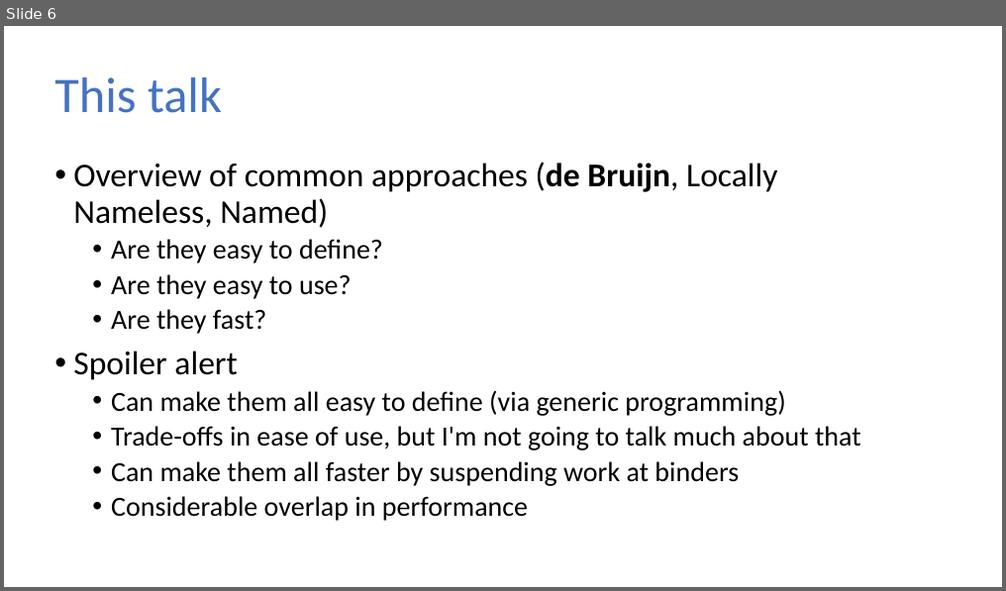
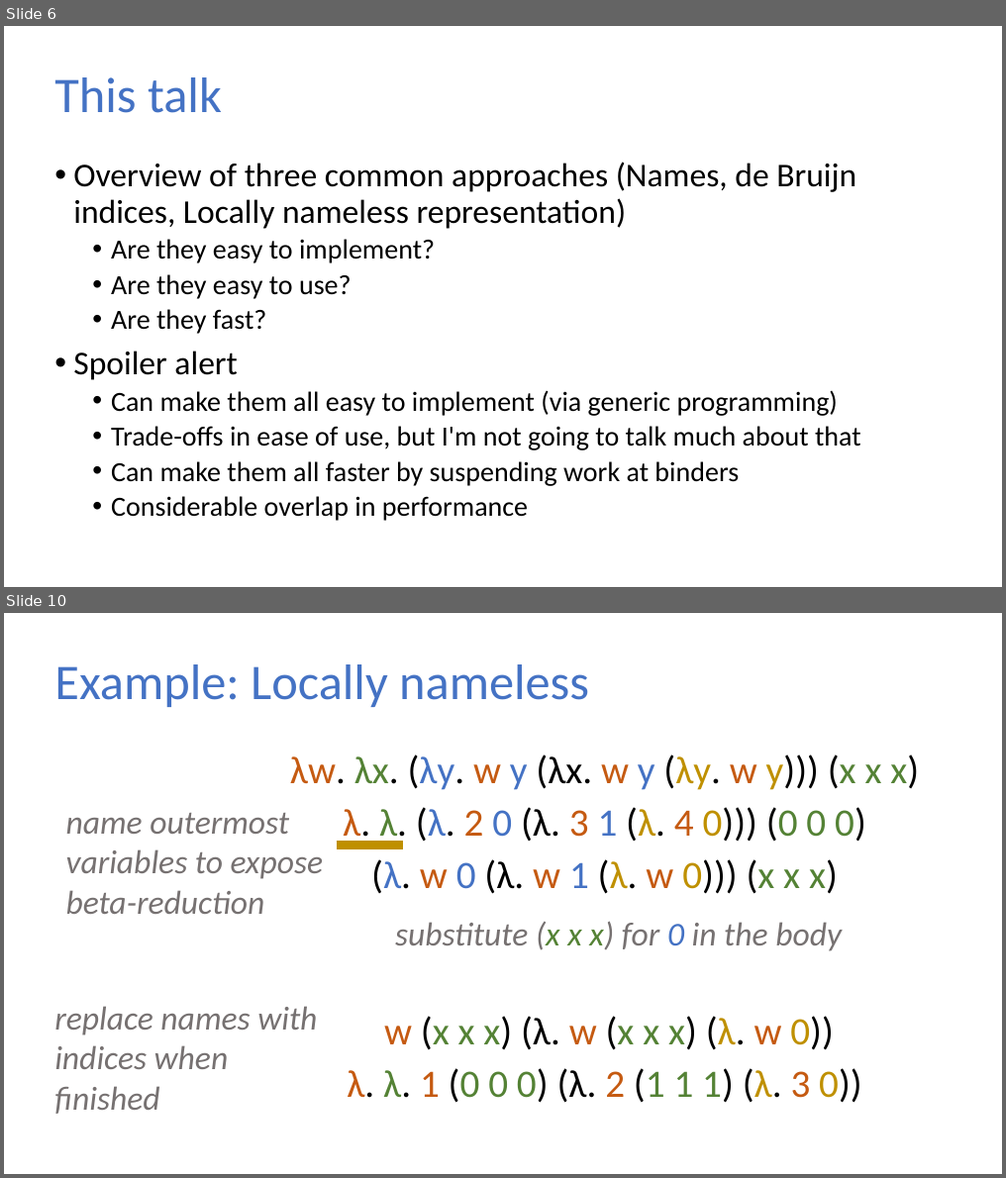
Before and after one commit to sweirich/lambda-n-ways, a slide deck: ifl-2021.pptx. Shown one above the other, each under a label of ours: slide 6 before the commit, slides 6 and 10 after it; the slides between them are not shown. The pictures are 1006x591 and 1006x1178 pixels, drawn with LibreOffice and Linux fonts; fonts in the diff are those of the drawing. Boxes give left, top, right and bottom in pixels: in the first picture for what was removed or moved away, otherwise in the second. Text is boxed around its words. In the diff, an @@ line names an element or a change of style, - is before the commit and + after.

```diff
--- a/ifl-2021.pptx
+++ b/ifl-2021.pptx
@@ slide 10 added at [4,613,1002,1174], background #FFFFFF @@
@@ title added at [54,664,589,707], 36 pt, text #4472C4 @@
+Example: Locally nameless
@@ text added at [290,755,919,1103], 28 pt, text #000000 @@
+λw. λx. (λy. w y (λx. w y (λy. w y))) (x x x)
+λ. λ. (λ. 2 0 (λ. 3 1 (λ. 4 0))) (0 0 0)
+(λ. w 0 (λ. w 1 (λ. w 0))) (x x x)
+w (x x x) (λ. w (x x x) (λ. w 0))
+λ. λ. 1 (0 0 0) (λ. 2 (1 1 1) (λ. 3 0))
@@ text added at [66,813,324,914], 24 pt, text #767171, italic @@
+name outermost
+variables to expose
+beta-reduction
@@ line added from (337, 845) to (403, 845), #BF9000 6.25 pt @@
@@ text added at [395,921,842,952], 24 pt, text #767171, italic @@
+substitute (x x x) for 0 in the body
@@ text added at [54,1006,317,1114], 24 pt, text #767171, italic @@
+replace names with
+indices when finished
@@ slide 6 changed as well @@
@@ text at [73,162,856,264]: text changed @@
-• Overview of common approaches (de Bruijn, Locally Nameless, Named)
-  • Are they easy to define?
+• Overview of three common approaches (Names, de Bruijn indices, Locally nameless representation)
+  • Are they easy to implement?
@@ text at [111,390,838,416]: text changed @@
-  • Can make them all easy to define (via generic programming)
+  • Can make them all easy to implement (via generic programming)
```
Also in this commit, not shown: 8 other slides changed, 24 other slides added, 1 slide removed, 16 other files.
